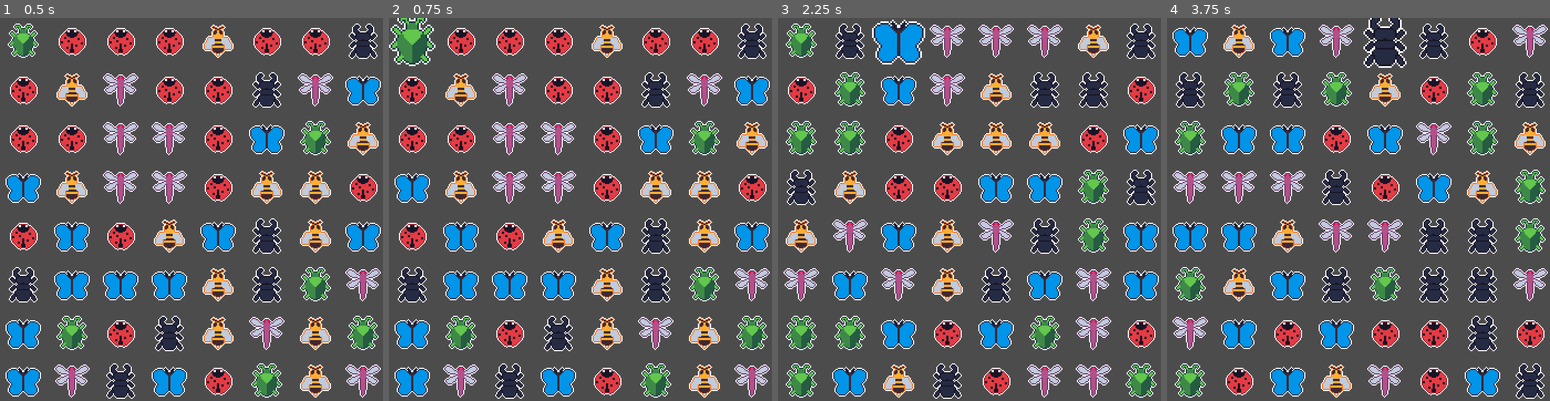
Above: before the commit, frames 1-4 (left to right).
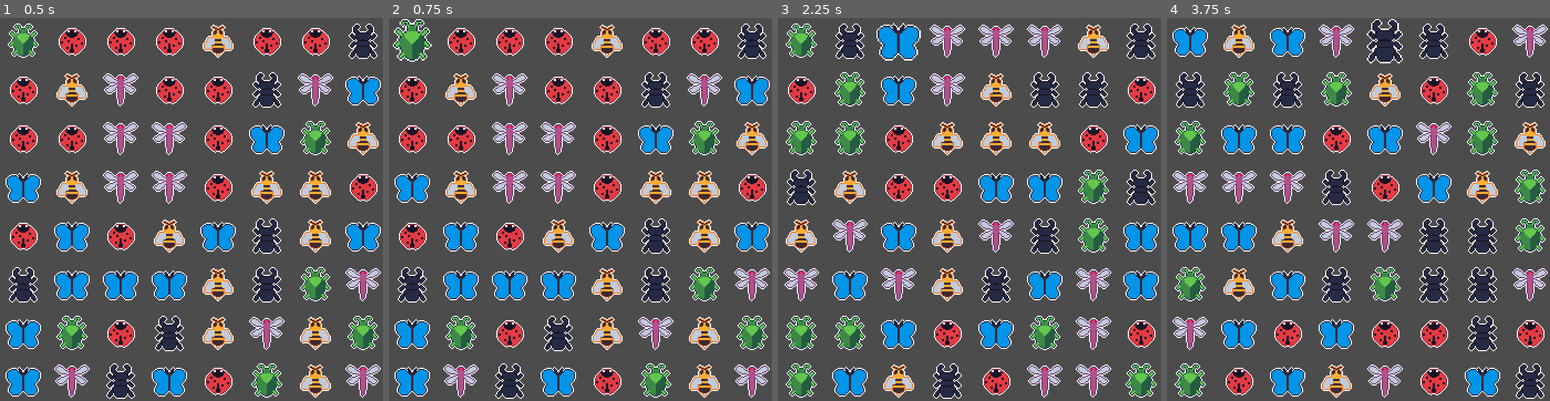
Above: after the commit, the same moments.

Repository: rthurmed/Match3
Game: Godot game, scene res://src/Game.tscn
The game is run twice, just before and just after one commit, with the same random seed, the same clock (stepped at 60 frames per second) and the same inputs.
Inputs (mouse positions are in pixels of both pictures, inside the frame that each line leads up to):
- Up to frame 1 (0.5 s): no input
- Up to frame 2 (0.75 s): tap Enter at 0.5 s; move the mouse to (411, 40) at 0.52 s; press the mouse at (411, 40) at 0.53 s
- Up to frame 3 (2.25 s): tap R (reset) at 1.25, 2 s; move the mouse to (846, 40) at 1.27 s; release the mouse at (846, 40) at 1.28 s; click (846, 40) at 1.35 s; move the mouse to (896, 40) at 2.02 s; press the mouse at (896, 40) at 2.03 s
- Up to frame 4 (3.75 s): tap R (reset) at 2.75, 3.5 s; move the mouse to (1335, 40) at 2.77 s; release the mouse at (1335, 40) at 2.78 s; click (1335, 40) at 2.85 s; move the mouse to (1385, 40) at 3.52 s; press the mouse at (1385, 40) at 3.53 s

Frame 1 is identical in both runs. In frame 2, 0.7% of the frame differs, in the area x 0-13%, y 0-13%; in frame 3, 0.7%; in frame 4, 0.7%, in the area x 51-63%, y 0-14%.

Commit message:
Draggable cells

Diff:
--- a/src/Cell.gd
+++ b/src/Cell.gd
@@ -2,15 +2,27 @@
 
 
 onready var sprite: Sprite = $Center/Sprite
+onready var tween: Tween = $Tween
+
 export var value = 0
 export var id = 0
 var selected = false
 var initial_sprite_position = Vector2(0, 0)
+var valid_directions = [
+	Vector2.DOWN,
+	Vector2.UP,
+	Vector2.LEFT,
+	Vector2.RIGHT
+]
+
+signal dropped(id, dir)
 
 
 func _input(event):
 	if selected and event is InputEventMouseMotion:
 		sprite.position += event.relative
+		sprite.position.x = clamp(sprite.position.x, -42, 42)
+		sprite.position.y = clamp(sprite.position.y, -42, 42)
 
 
 func _ready():
@@ -19,7 +31,7 @@
 
 func _process(_delta):
 	sprite.z_index = 100 if selected else 1
-	sprite.scale = Vector2.ONE * (1.5 if selected else 1.0)
+	sprite.scale = Vector2.ONE * (1.25 if selected else 1.0)
 
 func set_value(v):
 	value = v
@@ -30,10 +42,21 @@
 	sprite.region_rect.position.x = sprite.region_rect.size.x * value
 
 
+func _notification(what):
+	if what == MainLoop.NOTIFICATION_WM_FOCUS_OUT or what == MainLoop.NOTIFICATION_WM_MOUSE_EXIT:
+		selected = false
+		sprite.position = Vector2.ZERO
+
+
 func _on_Cell_gui_input(event: InputEvent):
 	if event.is_action_pressed("click"):
 		selected = true
 
 	if event.is_action_released("click"):
 		selected = false
+
+		var dir = sprite.position.normalized().round()
+		if valid_directions.has(dir):
+			emit_signal("dropped", id, dir)
+
 		sprite.position = Vector2.ZERO
--- a/src/Cell.tscn
+++ b/src/Cell.tscn
@@ -20,4 +20,6 @@
 texture = ExtResource( 1 )
 region_enabled = true
 region_rect = Rect2( 0, 0, 32, 32 )
+
+[node name="Tween" type="Tween" parent="."]
 [connection signal="gui_input" from="." to="." method="_on_Cell_gui_input"]
--- a/src/Game.gd
+++ b/src/Game.gd
@@ -12,6 +12,8 @@
 
 onready var Cell = preload("res://src/Cell.tscn")
 
+onready var grid: GridContainer = $Grid
+
 var rng = RandomNumberGenerator.new()
 var cells = []
 
@@ -25,15 +27,42 @@
 	if event.is_action_pressed("quit"):
 		get_tree().quit()
 	if event.is_action_pressed("reset"):
+		# warning-ignore:return_value_discarded
 		get_tree().reload_current_scene()
 
 
 func build_grid():
 	for i in range(0, CELL_TOTAL):
 		var cell = Cell.instance()
+		cell.connect("dropped", self, "_on_Cell_dropped")
 
 		cell.value = rng.randi_range(CELL_MIN_VALUE, CELL_MAX_VALUE)
 		cell.id = i
 
-		$Grid.add_child(cell, true)
+		grid.add_child(cell, true)
 		cells.insert(i, cell)
+
+
+func get_cell_position_by_id(id):
+	var x = id % CELL_COLS
+	var y = id / CELL_ROWS
+	return Vector2(x, y)
+
+
+func get_cell_id_by_position(pos: Vector2):
+	return pos.y * CELL_ROWS + pos.x
+
+
+func _on_Cell_dropped(id, dir):
+	var caller_pos = get_cell_position_by_id(id)
+	var target_pos = caller_pos + dir
+	var target_id = get_cell_id_by_position(target_pos)
+
+	# switch values
+	var old = cells[target_id].value
+	cells[target_id].set_value(cells[id].value)
+	cells[id].set_value(old)
+
+	print(caller_pos, " + ", dir, " = ", target_pos, "; ", id, " => ", target_id)
+
+	# TODO: Clean adjacent tiles
